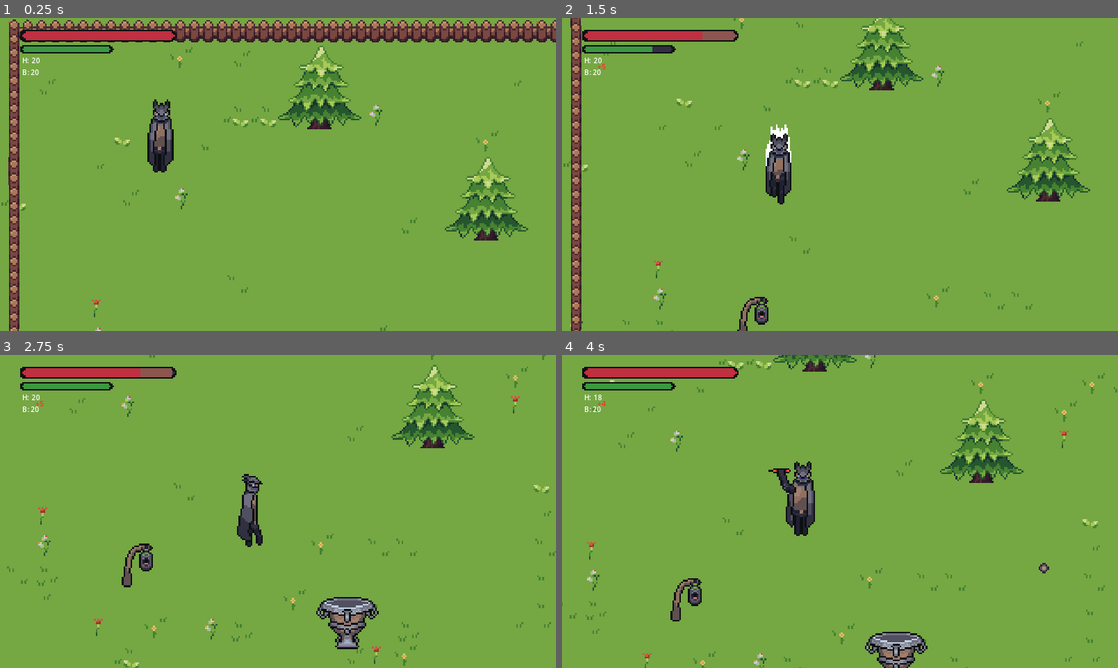
Above: before the commit, frames 1-4 (two rows, left to right).
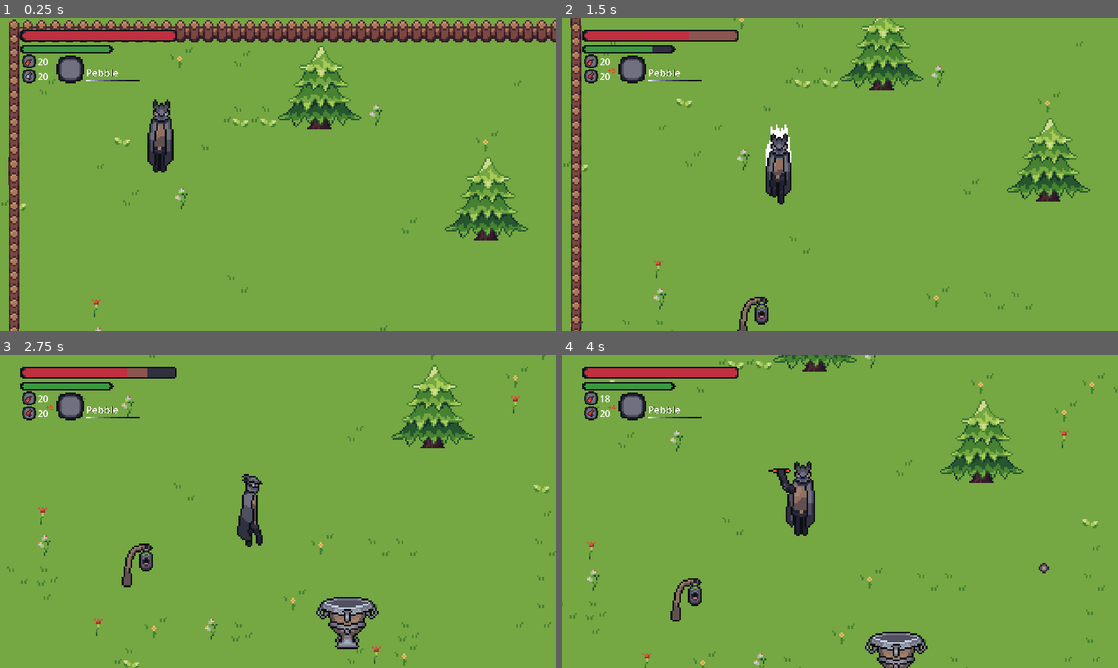
Above: after the commit, the same moments.

Repository: GrimReapTM/Hyper_Blood_Drifter
Game: Godot game, scene res://Scenes/TestScene.tscn
The game is run twice, just before and just after one commit, with the same random seed, the same clock (stepped at 60 frames per second) and the same inputs.
Inputs (mouse positions are in pixels of both pictures, inside the frame that each line leads up to):
- Up to frame 1 (0.25 s): no input
- Up to frame 2 (1.5 s): tap Enter at 0.5 s; move the mouse to (962, 158) at 0.52 s; hold D (moveRight) 0.53-1.28 s; hold R (blood_bullet) 0.53-1.28 s; click (962, 158) at 0.67 s; tap Space (dash) at 0.8, 1.35 s; move the mouse to (728, 190) at 1.27 s; hold S (moveDown) from 1.28 s (still down)
- Up to frame 3 (2.75 s): tap Q (heal) at 1.55 s; move the mouse to (333, 442) at 2.02 s; release S (moveDown) at 2.03 s; hold D (moveRight) from 2.03 s (still down); hold Q (heal) from 2.03 s (still down); tap R (blood_bullet) at 2.3 s
- Up to frame 4 (4 s): move the mouse to (812, 574) at 2.77 s; release D (moveRight) at 2.78 s; release Q (heal) at 2.78 s; hold W (moveUp) 2.78-3.53 s; click (812, 574) at 2.85 s; tap Space (dash) at 3.05 s; move the mouse to (1006, 558) at 3.52 s; hold A (moveLeft) from 3.53 s (still down); hold Right mouse button (attackRanged) from 3.53 s (still down); tap Q (heal) at 3.8 s

The runs differ from the first frame. In frame 1, 0.8% of the frame differs, in the area x 4-32%, y 3-21%; in frame 2, 0.8%; in frame 3, 1.0%; in frame 4, 0.8%.

Commit message:
uhhh moc věcí nevim

Diff:
--- a/Scenes/Area.tscn
+++ b/Scenes/Area.tscn
@@ -9,6 +9,8 @@
 [ext_resource type="Texture2D" uid="uid://dshq0un20at12" path="res://sprites/HUD/health_progress.png" id="6_1sjlu"]
 [ext_resource type="Script" path="res://Scenes/Bullets_Label.gd" id="6_2yv2p"]
 [ext_resource type="Script" path="res://Scenes/RallyBar.gd" id="6_77vkd"]
+[ext_resource type="Texture2D" uid="uid://cwq4uhrdmojwm" path="res://sprites/HUD/UI_Vials.png" id="6_hxxsu"]
+[ext_resource type="Texture2D" uid="uid://b5gey53f4b7uv" path="res://sprites/HUD/UI_container.png" id="7_8uq4l"]
 [ext_resource type="Texture2D" uid="uid://so3i23trx2op" path="res://sprites/HUD/rally_under.png" id="7_51q1n"]
 [ext_resource type="Texture2D" uid="uid://ce23umlterb35" path="res://sprites/HUD/rally_progress.png" id="9_0ughq"]
 [ext_resource type="Script" path="res://Scenes/Bonus_bullets.gd" id="12_23wbv"]
@@ -17,6 +19,7 @@
 [ext_resource type="Texture2D" uid="uid://d1wdomf07p3dc" path="res://sprites/HUD/stamina_progress.png" id="13_ipx0o"]
 [ext_resource type="Script" path="res://Scenes/StaminaBar.gd" id="14_48s20"]
 [ext_resource type="PackedScene" uid="uid://cn1bybip4vf4a" path="res://Scenes/UI_scenes/Paused.tscn" id="15_p4no6"]
+[ext_resource type="Texture2D" uid="uid://cat8qydl33pqn" path="res://sprites/HUD/UI_bullets.png" id="18_ri28g"]
 
 [sub_resource type="TileSetAtlasSource" id="TileSetAtlasSource_y8bg1"]
 texture = ExtResource("1_fowpt")
@@ -315,6 +318,7 @@
 sources/1 = SubResource("TileSetAtlasSource_atdm0")
 
 [sub_resource type="LabelSettings" id="LabelSettings_rg3hr"]
+font_size = 21
 font_color = Color(0.979198, 0.186682, 0.168007, 1)
 
 [node name="Area" type="Node2D"]
@@ -348,6 +352,69 @@
 tilemap = NodePath("../../TileMap")
 
 [node name="CanvasLayer" type="CanvasLayer" parent="."]
+
+[node name="bullets" type="Sprite2D" parent="CanvasLayer"]
+position = Vector2(67, 134)
+scale = Vector2(2, 2)
+texture = ExtResource("18_ri28g")
+hframes = 2
+
+[node name="Bullets" type="Label" parent="CanvasLayer/bullets" node_paths=PackedStringArray("player")]
+offset_left = 10.0
+offset_top = -7.5
+offset_right = 68.0
+offset_bottom = 44.5
+scale = Vector2(0.3, 0.3)
+theme_override_font_sizes/font_size = 35
+text = "20"
+script = ExtResource("6_2yv2p")
+player = NodePath("../../../Player")
+
+[node name="Blood_bullets" type="Label" parent="CanvasLayer/bullets" node_paths=PackedStringArray("player", "bullets")]
+offset_left = 19.0
+offset_top = -13.0
+offset_right = 87.0
+offset_bottom = 47.0
+scale = Vector2(0.4, 0.4)
+text = "+5"
+label_settings = SubResource("LabelSettings_rg3hr")
+script = ExtResource("12_23wbv")
+player = NodePath("../../../Player")
+bullets = NodePath("..")
+
+[node name="vials" type="Sprite2D" parent="CanvasLayer"]
+position = Vector2(67, 100)
+scale = Vector2(2, 2)
+texture = ExtResource("6_hxxsu")
+hframes = 6
+
+[node name="Blood_vials" type="Label" parent="CanvasLayer/vials" node_paths=PackedStringArray("player", "vials")]
+offset_left = 10.0
+offset_top = -7.0
+offset_right = 60.0
+offset_bottom = 45.0
+scale = Vector2(0.3, 0.3)
+theme_override_font_sizes/font_size = 35
+text = "20"
+script = ExtResource("13_cxkx6")
+player = NodePath("../../../Player")
+vials = NodePath("..")
+
+[node name="container" type="Sprite2D" parent="CanvasLayer"]
+position = Vector2(226, 118)
+scale = Vector2(4, 4)
+texture = ExtResource("7_8uq4l")
+
+[node name="current_item" type="Label" parent="CanvasLayer/container"]
+offset_left = -6.75
+offset_top = -2.0
+offset_right = 320.25
+offset_bottom = 79.0
+scale = Vector2(0.1, 0.1)
+theme_override_colors/font_color = Color(0.992157, 0.968627, 0.952941, 1)
+theme_override_colors/font_shadow_color = Color(0, 0, 0, 1)
+theme_override_font_sizes/font_size = 57
+text = "Pebble"
 
 [node name="HealthBar" type="TextureProgressBar" parent="CanvasLayer" node_paths=PackedStringArray("player", "rallyBar")]
 z_index = 1
@@ -387,33 +454,7 @@
 player = NodePath("../../Player")
 
 [node name="RallyTimer" type="Timer" parent="CanvasLayer/RallyBar"]
-wait_time = 0.9
-
-[node name="Bullets" type="Label" parent="CanvasLayer" node_paths=PackedStringArray("player")]
-offset_left = 51.0
-offset_top = 113.0
-offset_right = 87.0
-offset_bottom = 141.0
-script = ExtResource("6_2yv2p")
-player = NodePath("../../Player")
-
-[node name="Blood_bullets" type="Label" parent="CanvasLayer" node_paths=PackedStringArray("player")]
-visible = false
-offset_left = 82.0
-offset_top = 101.0
-offset_right = 119.0
-offset_bottom = 127.0
-label_settings = SubResource("LabelSettings_rg3hr")
-script = ExtResource("12_23wbv")
-player = NodePath("../../Player")
-
-[node name="Blood_vials" type="Label" parent="CanvasLayer" node_paths=PackedStringArray("player")]
-offset_left = 51.0
-offset_top = 87.0
-offset_right = 91.0
-offset_bottom = 110.0
-script = ExtResource("13_cxkx6")
-player = NodePath("../../Player")
+wait_time = 0.2
 
 [node name="StaminaBar" type="TextureProgressBar" parent="CanvasLayer" node_paths=PackedStringArray("player")]
 offset_left = 27.0
--- a/Scenes/Blood_vials.gd
+++ b/Scenes/Blood_vials.gd
@@ -1,10 +1,26 @@
 extends Label
 
 @export var player: CharacterBody2D
+@export var vials: Sprite2D
 
 func _ready():
+	text = str(player.b_vials)
 	player.vialsChanged.connect(update)
 	update()
 
 func update():
-	text = "H: " + str(player.b_vials)
+	var fifth = int(player.max_b_vials/5)
+	text = str(player.b_vials)
+
+	if player.b_vials == 0:
+		vials.frame = 5
+	elif player.b_vials == fifth:
+		vials.frame = 4
+	elif player.b_vials == 2*fifth:
+		vials.frame = 3
+	elif player.b_vials == 3*fifth:
+		vials.frame = 2
+	elif player.b_vials == 4*fifth:
+		vials.frame = 1
+	elif player.b_vials == 5*fifth:
+		vials.frame = 0
--- a/Scenes/Bonus_bullets.gd
+++ b/Scenes/Bonus_bullets.gd
@@ -1,6 +1,7 @@
 extends Label
 
 @export var player: CharacterBody2D
+@export var bullets: Sprite2D
 
 func _ready():
 	player.b_bulletsChanged.connect(update)
@@ -8,7 +9,9 @@
 
 func update():
 	if player.b_bullets != 0:
+		bullets.frame = 1
 		visible = true
 		text = "+" + str(player.b_bullets)
 	else:
 		visible = false
+		bullets.frame = 0
--- a/Scenes/Bullets_Label.gd
+++ b/Scenes/Bullets_Label.gd
@@ -7,4 +7,4 @@
 	update()
 
 func update():
-	text = "B: " + str(player.bullets)
+	text = str(player.bullets)
--- a/Scenes/RallyBar.gd
+++ b/Scenes/RallyBar.gd
@@ -23,7 +23,7 @@
 func _process(delta):
 	if not stop:
 		if value >= healthBar.value:
-			value -= player.maxHealthPoints / 100 * delta * 4
+			value -= player.maxHealthPoints / 100 * delta * 7
 		else:
 			value = healthBar.value
 			stop = true
--- /dev/null
+++ b/Scenes/UI_scenes/EquipedButton.gd
@@ -0,0 +1,10 @@
+extends TextureButton
+
+signal is_press
+
+func _ready():
+	self.pressed.connect(self._button_pressed)
+
+
+func _button_pressed():
+	is_press.emit()
--- /dev/null
+++ b/Scenes/UI_scenes/InventoryButton.gd
@@ -0,0 +1,9 @@
+extends TextureButton
+
+signal is_press
+
+func _ready():
+	self.pressed.connect(self._button_pressed)
+
+func _button_pressed():
+	is_press.emit()
--- /dev/null
+++ b/Scenes/UI_scenes/Paused.gd
@@ -0,0 +1,22 @@
+extends Control
+
+@export var Inventory: TextureButton
+@export var Equipment: TextureButton
+@export var Settings: TextureButton
+
+func _ready():
+	Inventory.is_press.connect(inventory)
+	Equipment.is_press.connect(equip)
+	Settings.is_press.connect(settings)
+
+
+func inventory():
+	print("Inventory")
+
+
+func equip():
+	print("Equipment")
+
+
+func settings():
+	print("Settings")
--- a/Scenes/UI_scenes/Paused.tscn
+++ b/Scenes/UI_scenes/Paused.tscn
@@ -1,20 +1,28 @@
-[gd_scene load_steps=10 format=3 uid="uid://cn1bybip4vf4a"]
+[gd_scene load_steps=14 format=3 uid="uid://cn1bybip4vf4a"]
 
 [ext_resource type="Texture2D" uid="uid://2rl55phhltqc" path="res://sprites/HUD/pause_buttons/menu_inventory_idle.png" id="1_c4rxu"]
+[ext_resource type="Script" path="res://Scenes/UI_scenes/Paused.gd" id="1_qgrk8"]
 [ext_resource type="Texture2D" uid="uid://cxix0iwwqan40" path="res://sprites/HUD/pause_buttons/menu_inventory_pressed.png" id="2_qq1vt"]
 [ext_resource type="Texture2D" uid="uid://54lepai5bpk3" path="res://sprites/HUD/pause_buttons/menu_inventory_hover.png" id="3_203rw"]
 [ext_resource type="Texture2D" uid="uid://cp3c60uvxssd" path="res://sprites/HUD/pause_buttons/menu_equip_idle.png" id="4_bnh61"]
+[ext_resource type="Script" path="res://Scenes/UI_scenes/InventoryButton.gd" id="5_fm1yy"]
 [ext_resource type="Texture2D" uid="uid://dmwq4jnjcg0xp" path="res://sprites/HUD/pause_buttons/menu_equip_pressed.png" id="5_g57q8"]
 [ext_resource type="Texture2D" uid="uid://dyxyxl6s8gyhk" path="res://sprites/HUD/pause_buttons/menu_equip_hover.png" id="6_i10i8"]
+[ext_resource type="Script" path="res://Scenes/UI_scenes/EquipedButton.gd" id="7_4m1mo"]
 [ext_resource type="Texture2D" uid="uid://h0trl2biee0o" path="res://sprites/HUD/pause_buttons/menu_settings_idle.png" id="7_jr6ma"]
 [ext_resource type="Texture2D" uid="uid://bdxbhvaksdur7" path="res://sprites/HUD/pause_buttons/menu_settings_pressed.png" id="8_bwryk"]
 [ext_resource type="Texture2D" uid="uid://cayroi4qf812c" path="res://sprites/HUD/pause_buttons/menu_settings_hover.png" id="9_0tbis"]
+[ext_resource type="Script" path="res://Scenes/UI_scenes/SettingsButton.gd" id="13_npb45"]
 
-[node name="PauseMenu" type="Control"]
+[node name="PauseMenu" type="Control" node_paths=PackedStringArray("Inventory", "Equipment", "Settings")]
 layout_mode = 3
 anchors_preset = 0
 offset_top = 19.0
 offset_bottom = 19.0
+script = ExtResource("1_qgrk8")
+Inventory = NodePath("InventoryButton")
+Equipment = NodePath("EquipedButton")
+Settings = NodePath("SettingsButton")
 
 [node name="ColorRect" type="ColorRect" parent="."]
 self_modulate = Color(0, 0, 0, 0.380392)
@@ -34,6 +42,7 @@
 texture_normal = ExtResource("1_c4rxu")
 texture_pressed = ExtResource("2_qq1vt")
 texture_hover = ExtResource("3_203rw")
+script = ExtResource("5_fm1yy")
 metadata/_edit_use_anchors_ = true
 
 [node name="EquipedButton" type="TextureButton" parent="."]
@@ -46,6 +55,7 @@
 texture_normal = ExtResource("4_bnh61")
 texture_pressed = ExtResource("5_g57q8")
 texture_hover = ExtResource("6_i10i8")
+script = ExtResource("7_4m1mo")
 metadata/_edit_use_anchors_ = true
 
 [node name="SettingsButton" type="TextureButton" parent="."]
@@ -58,6 +68,7 @@
 texture_normal = ExtResource("7_jr6ma")
 texture_pressed = ExtResource("8_bwryk")
 texture_hover = ExtResource("9_0tbis")
+script = ExtResource("13_npb45")
 metadata/_edit_use_anchors_ = true
 
 [node name="Label" type="Label" parent="."]
--- /dev/null
+++ b/Scenes/UI_scenes/SettingsButton.gd
@@ -0,0 +1,10 @@
+extends TextureButton
+
+signal is_press
+
+func _ready():
+	self.pressed.connect(self._button_pressed)
+
+
+func _button_pressed():
+	is_press.emit()
--- a/Scenes/entity scenes/player.tscn
+++ b/Scenes/entity scenes/player.tscn
@@ -476,6 +476,108 @@
 "values": [true, false, true]
 }
 
+[sub_resource type="Animation" id="Animation_pkned"]
+resource_name = "blood_bullet"
+length = 0.55
+step = 0.05
+tracks/0/type = "value"
+tracks/0/imported = false
+tracks/0/enabled = true
+tracks/0/path = NodePath("Sprite2D:frame_coords")
+tracks/0/interp = 1
+tracks/0/loop_wrap = true
+tracks/0/keys = {
+"times": PackedFloat32Array(0, 0.15, 0.3, 0.45),
+"transitions": PackedFloat32Array(1, 1, 1, 1),
+"update": 1,
+"values": [Vector2i(21, 0), Vector2i(21, 1), Vector2i(21, 2), Vector2i(21, 3)]
+}
+
+[sub_resource type="Animation" id="Animation_o3eh5"]
+resource_name = "dash_down"
+length = 0.4
+step = 0.05
+tracks/0/type = "value"
+tracks/0/imported = false
+tracks/0/enabled = true
+tracks/0/path = NodePath("Sprite2D:frame_coords")
+tracks/0/interp = 1
+tracks/0/loop_wrap = true
+tracks/0/keys = {
+"times": PackedFloat32Array(0, 0.1, 0.2, 0.3),
+"transitions": PackedFloat32Array(1, 1, 1, 1),
+"update": 1,
+"values": [Vector2i(22, 0), Vector2i(22, 1), Vector2i(22, 2), Vector2i(22, 3)]
+}
+
+[sub_resource type="Animation" id="Animation_kidot"]
+resource_name = "dash_left"
+length = 0.4
+step = 0.05
+tracks/0/type = "value"
+tracks/0/imported = false
+tracks/0/enabled = true
+tracks/0/path = NodePath("Sprite2D:frame_coords")
+tracks/0/interp = 1
+tracks/0/loop_wrap = true
+tracks/0/keys = {
+"times": PackedFloat32Array(0, 0.1, 0.2, 0.3),
+"transitions": PackedFloat32Array(1, 1, 1, 1),
+"update": 1,
+"values": [Vector2i(24, 0), Vector2i(24, 1), Vector2i(24, 2), Vector2i(24, 3)]
+}
+
+[sub_resource type="Animation" id="Animation_e03j0"]
+resource_name = "dash_right"
+length = 0.2
+step = 0.05
+tracks/0/type = "value"
+tracks/0/imported = false
+tracks/0/enabled = true
+tracks/0/path = NodePath("Sprite2D:frame_coords")
+tracks/0/interp = 1
+tracks/0/loop_wrap = true
+tracks/0/keys = {
+"times": PackedFloat32Array(0, 0.05, 0.1, 0.15),
+"transitions": PackedFloat32Array(1, 1, 1, 1),
+"update": 1,
+"values": [Vector2i(25, 0), Vector2i(25, 1), Vector2i(25, 2), Vector2i(25, 3)]
+}
+
+[sub_resource type="Animation" id="Animation_hyb0c"]
+resource_name = "dash_up"
+length = 0.4
+step = 0.05
+tracks/0/type = "value"
+tracks/0/imported = false
+tracks/0/enabled = true
+tracks/0/path = NodePath("Sprite2D:frame_coords")
+tracks/0/interp = 1
+tracks/0/loop_wrap = true
+tracks/0/keys = {
+"times": PackedFloat32Array(0, 0.1, 0.2, 0.3),
+"transitions": PackedFloat32Array(1, 1, 1, 1),
+"update": 1,
+"values": [Vector2i(23, 0), Vector2i(23, 1), Vector2i(23, 2), Vector2i(23, 3)]
+}
+
+[sub_resource type="Animation" id="Animation_ye01t"]
+resource_name = "heal"
+length = 0.55
+step = 0.05
+tracks/0/type = "value"
+tracks/0/imported = false
+tracks/0/enabled = true
+tracks/0/path = NodePath("Sprite2D:frame_coords")
+tracks/0/interp = 1
+tracks/0/loop_wrap = true
+tracks/0/keys = {
+"times": PackedFloat32Array(0, 0.15, 0.3, 0.45),
+"transitions": PackedFloat32Array(1, 1, 1, 1),
+"update": 1,
+"values": [Vector2i(20, 0), Vector2i(20, 1), Vector2i(20, 2), Vector2i(20, 3)]
+}
+
 [sub_resource type="Animation" id="Animation_wfeyl"]
 resource_name = "ranged_down"
 length = 0.38
@@ -491,6 +593,40 @@
 "transitions": PackedFloat32Array(1, 1, 1, 1),
 "update": 1,
 "values": [Vector2i(12, 0), Vector2i(12, 1), Vector2i(12, 2), Vector2i(12, 3)]
+}
+
+[sub_resource type="Animation" id="Animation_nlne5"]
+resource_name = "ranged_down_left"
+length = 0.38
+step = 0.05
+tracks/0/type = "value"
+tracks/0/imported = false
+tracks/0/enabled = true
+tracks/0/path = NodePath("Sprite2D:frame_coords")
+tracks/0/interp = 1
+tracks/0/loop_wrap = true
+tracks/0/keys = {
+"times": PackedFloat32Array(0, 0.2, 0.25, 0.35),
+"transitions": PackedFloat32Array(1, 1, 1, 1),
+"update": 1,
+"values": [Vector2i(18, 0), Vector2i(18, 1), Vector2i(18, 2), Vector2i(18, 3)]
+}
+
+[sub_resource type="Animation" id="Animation_nmg2l"]
+resource_name = "ranged_down_right"
+length = 0.38
+step = 0.05
+tracks/0/type = "value"
+tracks/0/imported = false
+tracks/0/enabled = true
+tracks/0/path = NodePath("Sprite2D:frame_coords")
+tracks/0/interp = 1
+tracks/0/loop_wrap = true
+tracks/0/keys = {
+"times": PackedFloat32Array(0, 0.2, 0.25, 0.35),
+"transitions": PackedFloat32Array(1, 1, 1, 1),
+"update": 1,
+"values": [Vector2i(19, 0), Vector2i(19, 1), Vector2i(19, 2), Vector2i(19, 3)]
 }
 
 [sub_resource type="Animation" id="Animation_l04io"]
@@ -648,142 +784,6 @@
 "transitions": PackedFloat32Array(1, 1, 1, 1),
 "update": 1,
 "values": [Vector2i(1, 0), Vector2i(1, 1), Vector2i(1, 2), Vector2i(1, 3)]
-}
-
-[sub_resource type="Animation" id="Animation_nlne5"]
-resource_name = "ranged_down_left"
-length = 0.38
-step = 0.05
-tracks/0/type = "value"
-tracks/0/imported = false
-tracks/0/enabled = true
-tracks/0/path = NodePath("Sprite2D:frame_coords")
-tracks/0/interp = 1
-tracks/0/loop_wrap = true
-tracks/0/keys = {
-"times": PackedFloat32Array(0, 0.2, 0.25, 0.35),
-"transitions": PackedFloat32Array(1, 1, 1, 1),
-"update": 1,
-"values": [Vector2i(18, 0), Vector2i(18, 1), Vector2i(18, 2), Vector2i(18, 3)]
-}
-
-[sub_resource type="Animation" id="Animation_nmg2l"]
-resource_name = "ranged_down_right"
-length = 0.38
-step = 0.05
-tracks/0/type = "value"
-tracks/0/imported = false
-tracks/0/enabled = true
-tracks/0/path = NodePath("Sprite2D:frame_coords")
-tracks/0/interp = 1
-tracks/0/loop_wrap = true
-tracks/0/keys = {
-"times": PackedFloat32Array(0, 0.2, 0.25, 0.35),
-"transitions": PackedFloat32Array(1, 1, 1, 1),
-"update": 1,
-"values": [Vector2i(19, 0), Vector2i(19, 1), Vector2i(19, 2), Vector2i(19, 3)]
-}
-
-[sub_resource type="Animation" id="Animation_ye01t"]
-resource_name = "heal"
-length = 0.55
-step = 0.05
-tracks/0/type = "value"
-tracks/0/imported = false
-tracks/0/enabled = true
-tracks/0/path = NodePath("Sprite2D:frame_coords")
-tracks/0/interp = 1
-tracks/0/loop_wrap = true
-tracks/0/keys = {
-"times": PackedFloat32Array(0, 0.15, 0.3, 0.45),
-"transitions": PackedFloat32Array(1, 1, 1, 1),
-"update": 1,
-"values": [Vector2i(20, 0), Vector2i(20, 1), Vector2i(20, 2), Vector2i(20, 3)]
-}
-
-[sub_resource type="Animation" id="Animation_pkned"]
-resource_name = "blood_bullet"
-length = 0.55
-step = 0.05
-tracks/0/type = "value"
-tracks/0/imported = false
-tracks/0/enabled = true
-tracks/0/path = NodePath("Sprite2D:frame_coords")
-tracks/0/interp = 1
-tracks/0/loop_wrap = true
-tracks/0/keys = {
-"times": PackedFloat32Array(0, 0.15, 0.3, 0.45),
-"transitions": PackedFloat32Array(1, 1, 1, 1),
-"update": 1,
-"values": [Vector2i(21, 0), Vector2i(21, 1), Vector2i(21, 2), Vector2i(21, 3)]
-}
-
-[sub_resource type="Animation" id="Animation_o3eh5"]
-resource_name = "dash_down"
-length = 0.4
-step = 0.05
-tracks/0/type = "value"
-tracks/0/imported = false
-tracks/0/enabled = true
-tracks/0/path = NodePath("Sprite2D:frame_coords")
-tracks/0/interp = 1
-tracks/0/loop_wrap = true
-tracks/0/keys = {
-"times": PackedFloat32Array(0, 0.1, 0.2, 0.3),
-"transitions": PackedFloat32Array(1, 1, 1, 1),
-"update": 1,
-"values": [Vector2i(22, 0), Vector2i(22, 1), Vector2i(22, 2), Vector2i(22, 3)]
-}
-
-[sub_resource type="Animation" id="Animation_hyb0c"]
-resource_name = "dash_up"
-length = 0.4
-step = 0.05
-tracks/0/type = "value"
-tracks/0/imported = false
-tracks/0/enabled = true
-tracks/0/path = NodePath("Sprite2D:frame_coords")
-tracks/0/interp = 1
-tracks/0/loop_wrap = true
-tracks/0/keys = {
-"times": PackedFloat32Array(0, 0.1, 0.2, 0.3),
-"transitions": PackedFloat32Array(1, 1, 1, 1),
-"update": 1,
-"values": [Vector2i(23, 0), Vector2i(23, 1), Vector2i(23, 2), Vector2i(23, 3)]
-}
-
-[sub_resource type="Animation" id="Animation_kidot"]
-resource_name = "dash_left"
-length = 0.4
-step = 0.05
-tracks/0/type = "value"
-tracks/0/imported = false
-tracks/0/enabled = true
-tracks/0/path = NodePath("Sprite2D:frame_coords")
-tracks/0/interp = 1
-tracks/0/loop_wrap = true
-tracks/0/keys = {
-"times": PackedFloat32Array(0, 0.1, 0.2, 0.3),
-"transitions": PackedFloat32Array(1, 1, 1, 1),
-"update": 1,
-"values": [Vector2i(24, 0), Vector2i(24, 1), Vector2i(24, 2), Vector2i(24, 3)]
-}
-
-[sub_resource type="Animation" id="Animation_e03j0"]
-resource_name = "dash_right"
-length = 0.2
-step = 0.05
-tracks/0/type = "value"
-tracks/0/imported = false
-tracks/0/enabled = true
-tracks/0/path = NodePath("Sprite2D:frame_coords")
-tracks/0/interp = 1
-tracks/0/loop_wrap = true
-tracks/0/keys = {
-"times": PackedFloat32Array(0, 0.05, 0.1, 0.15),
-"transitions": PackedFloat32Array(1, 1, 1, 1),
-"update": 1,
-"values": [Vector2i(25, 0), Vector2i(25, 1), Vector2i(25, 2), Vector2i(25, 3)]
 }
 
 [sub_resource type="AnimationLibrary" id="AnimationLibrary_dbrtl"]
--- a/scripts/global_stats.gd
+++ b/scripts/global_stats.gd
@@ -2,3 +2,6 @@
 
 var melee_damage = 22
 var ranged_damage = 4
+
+
+var consumables = ["molotov_cocktail_0", "pebble_1", "throwing_knife_2", "beast_pellet_3", "hunter's mark_4", "bolt_paper_5", "coldblood_dew_6", "fire_paper_7", "lantern_8", "iosefka_blood_9", "madmans_knowledge_10", "umbilical_cord_11"]
--- a/scripts/player.gd
+++ b/scripts/player.gd
@@ -100,7 +100,7 @@
 			animations.play("blood_bullet")
 			await animations.animation_finished
 			animations.play("RESET")
-			healthPoints -= 50
+			healthPoints -= 65
 			healthChanged.emit()
 			b_bullets += 5
 			b_bulletsChanged.emit()
@@ -110,7 +110,7 @@
 			await animations.animation_finished
 			animations.play("RESET")
 			if healthPoints + 50 <= maxHealthPoints:
-				healthPoints += 50
+				healthPoints += 40
 			else:
 				healthPoints = maxHealthPoints
 			healthChanged.emit()
@@ -229,7 +229,7 @@
 			healthChanged.emit()
 		"bullet_hitbox":
 			if area.owner.ID == "enemy":
-				healthPoints -= 6
+				healthPoints -= 20
 				healthChanged.emit()
 
 
Not shown: 1 places in Scenes/Area.tscn that only renumber resources
Binary file added: sprites/HUD/UI_Vials.png
Not shown, added: sprites/HUD/UI_Vials.png.import
Binary file added: sprites/HUD/UI_bullets.png
Not shown, added: sprites/HUD/UI_bullets.png.import
Binary file added: sprites/HUD/UI_container.png
Not shown, added: sprites/HUD/UI_container.png.import
Binary file changed: sprites/HUD/health_over.png
Binary file added: sprites/HUD/inventory/consumables-Sheet.png
Not shown, added: sprites/HUD/inventory/consumables-Sheet.png.import
Binary file changed: sprites/HUD/rally_under.png
